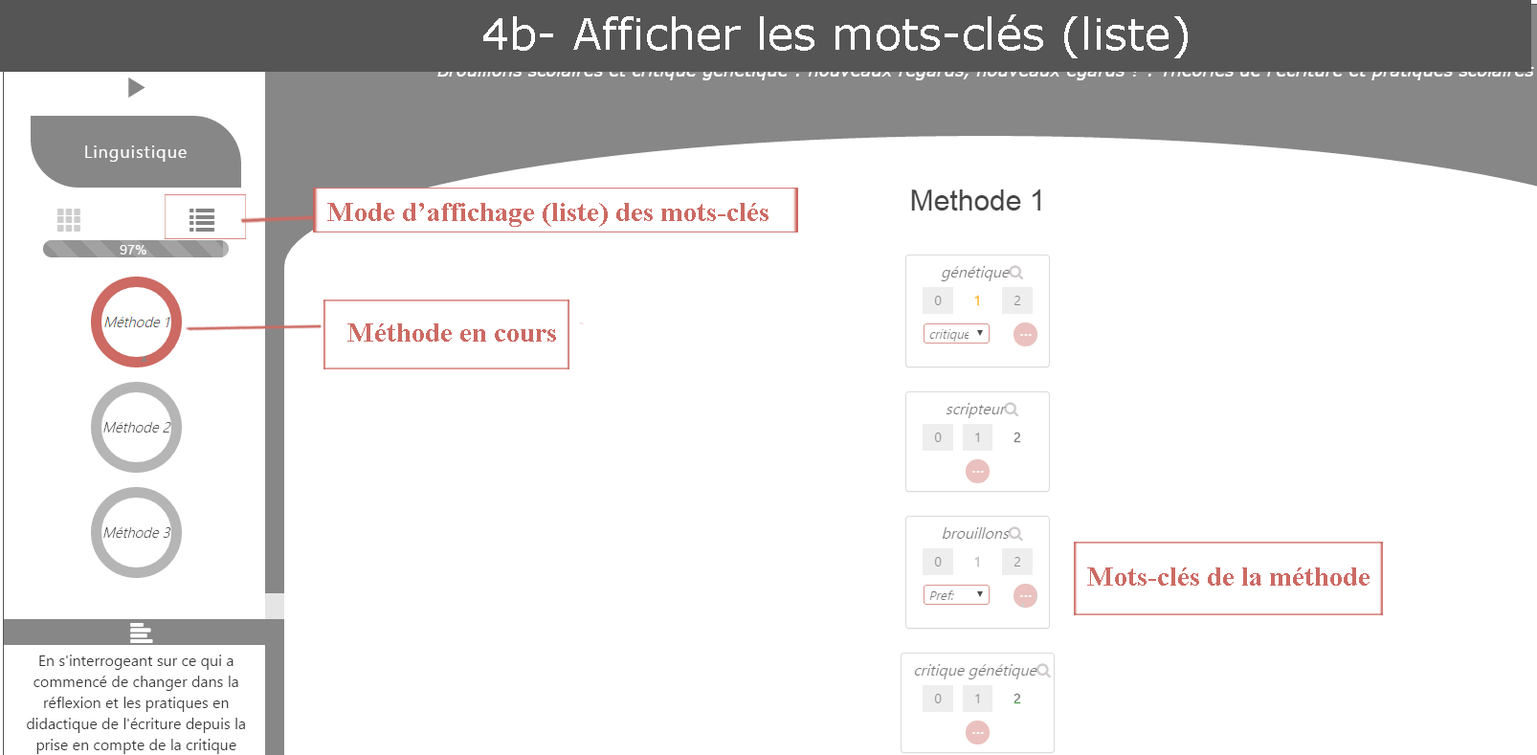
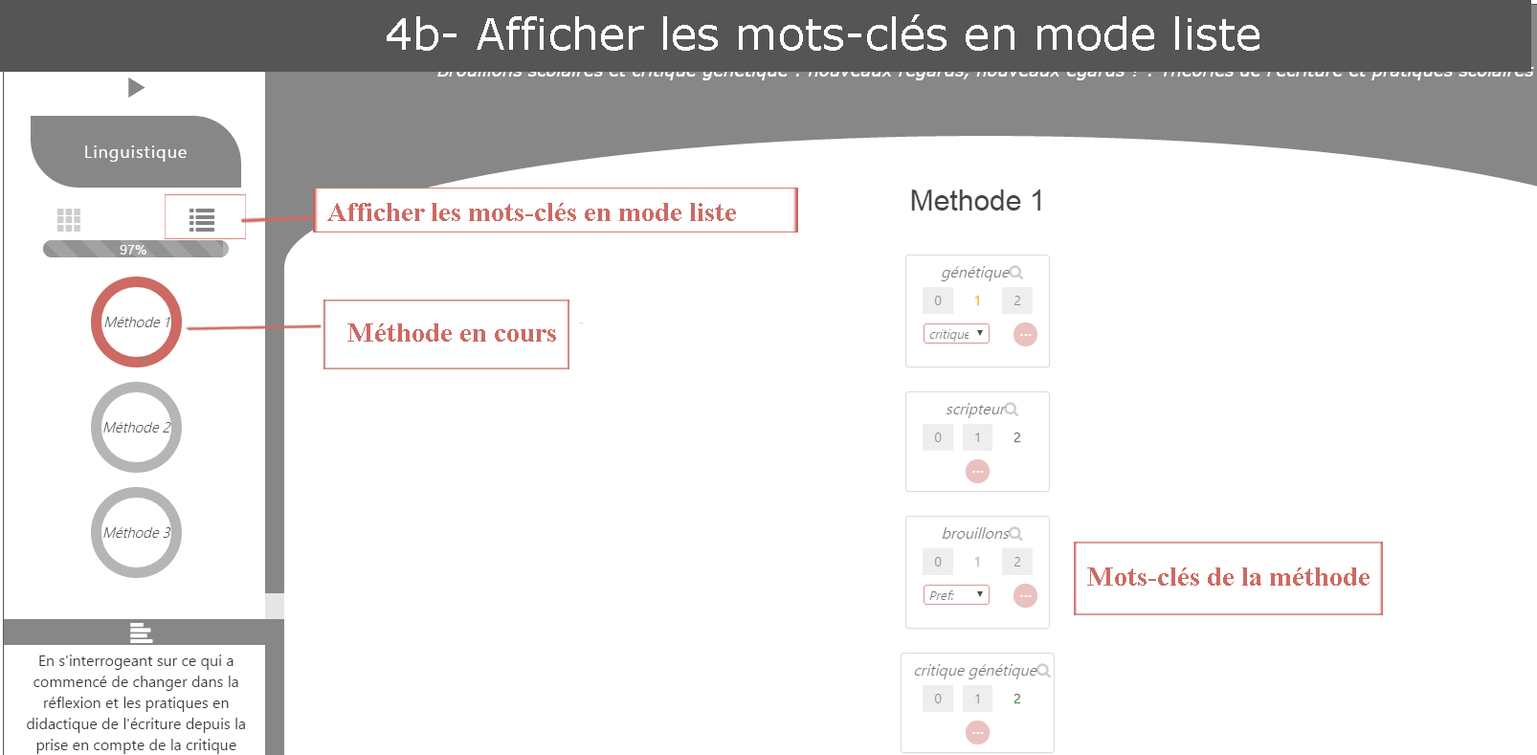
Layered file, before and after one edit (1537×755). Changes by layer:
renamed "4b- Afficher les mots-clés (liste)" to "4b- Afficher les mots-clés en mode liste", painted on it over [386, 14, 1260, 59]
painted on "mode affichage" (1st of 2) over [327, 202, 769, 227]
